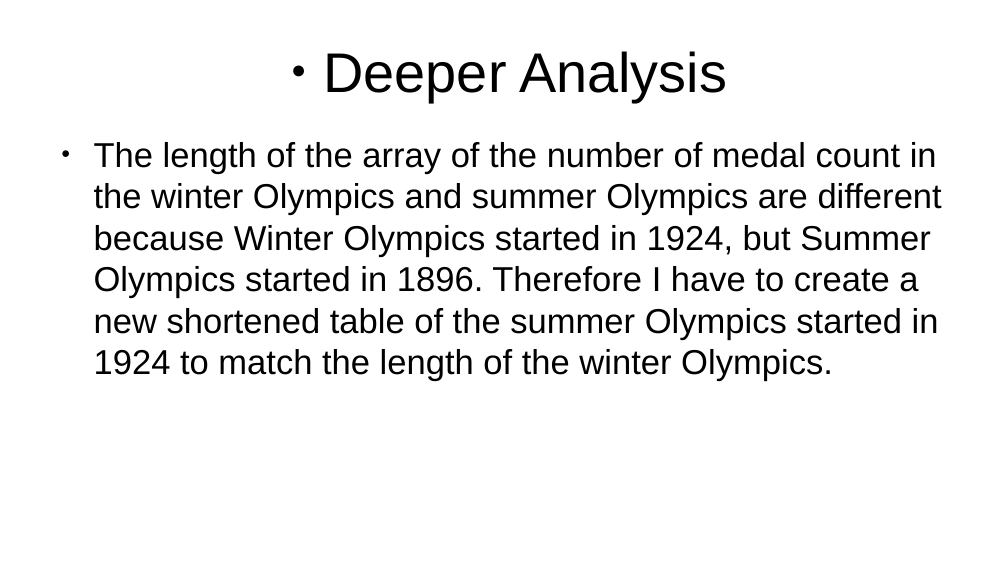
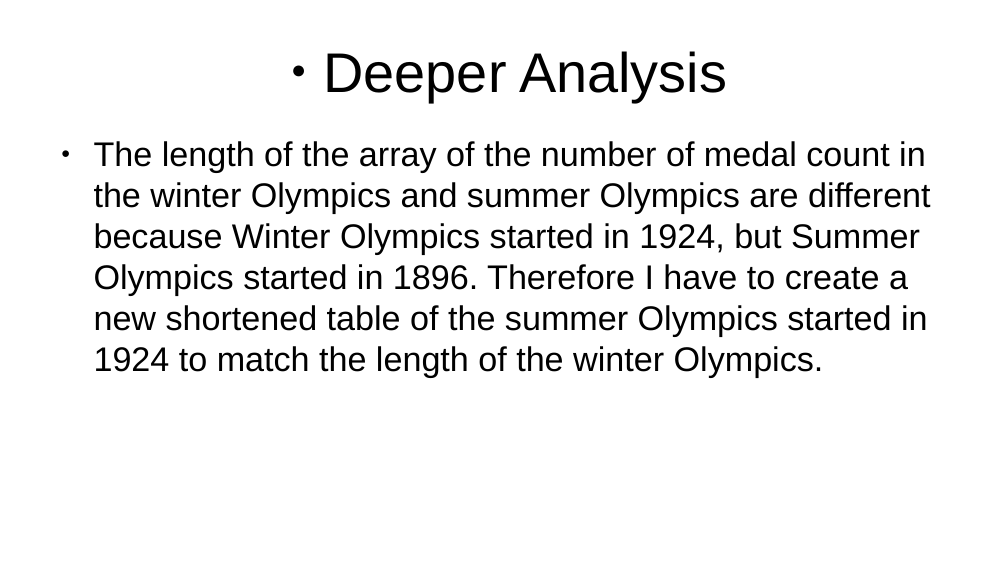
Before and after one commit to urbanclimatefr/Coursera-Learn-SQL-Basics-for-Data-Science, a slide deck: slide 12 of C4-SQL-for-Data-Science-Capstone-Project/SportsStats/presentation.pptx. Drawn at 1008x567 pixels with LibreOffice and Linux fonts; fonts in the diff are those of the drawing. Boxes give left, top, right and bottom in pixels: in the first picture for what was removed or moved away, otherwise in the second. Text is boxed around its words. In the diff, an @@ line names an element or a change of style, - is before the commit and + after.

```diff
--- a/C4-SQL-for-Data-Science-Capstone-Project/SportsStats/presentation.pptx
+++ b/C4-SQL-for-Data-Science-Capstone-Project/SportsStats/presentation.pptx
@@ text "The length of the array ..." at (94,141,931,378): size 27.2 to 26.9 pt @@
```
Also in this commit, not shown: 1 other slide changed, 1 slide added.
